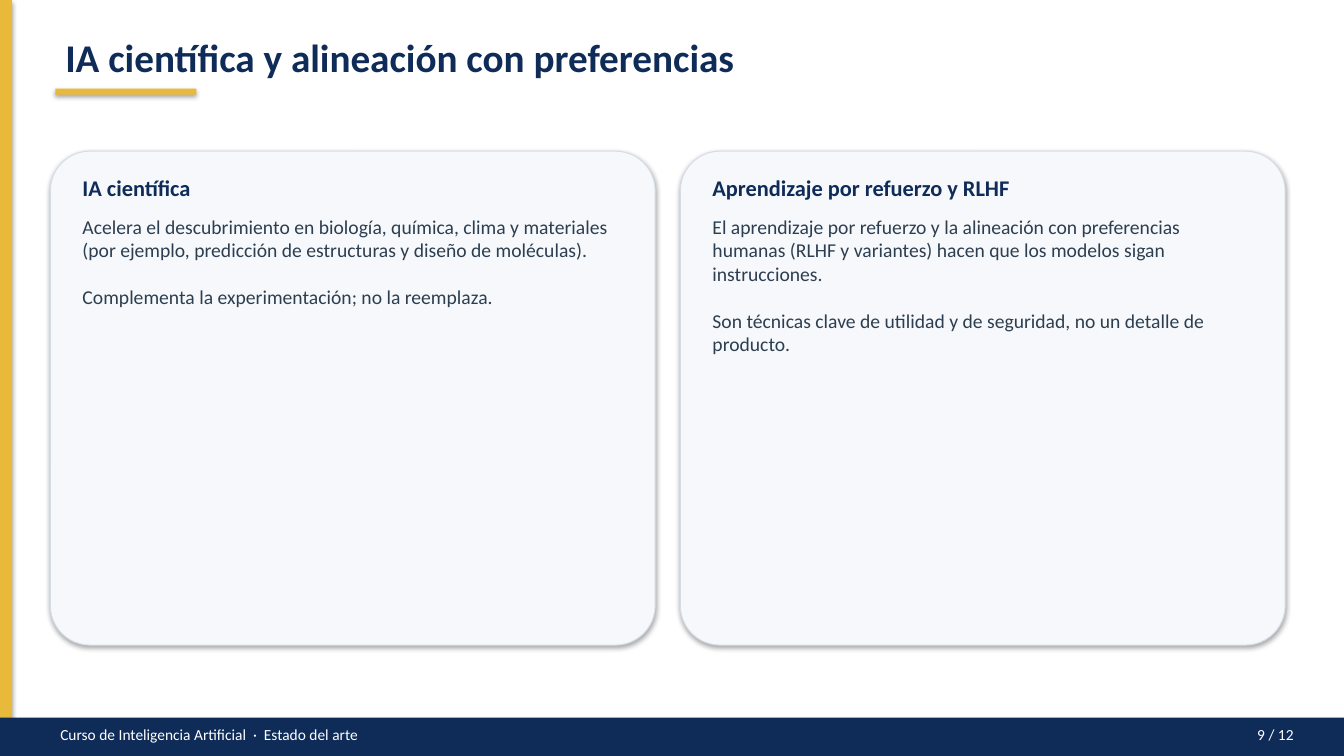
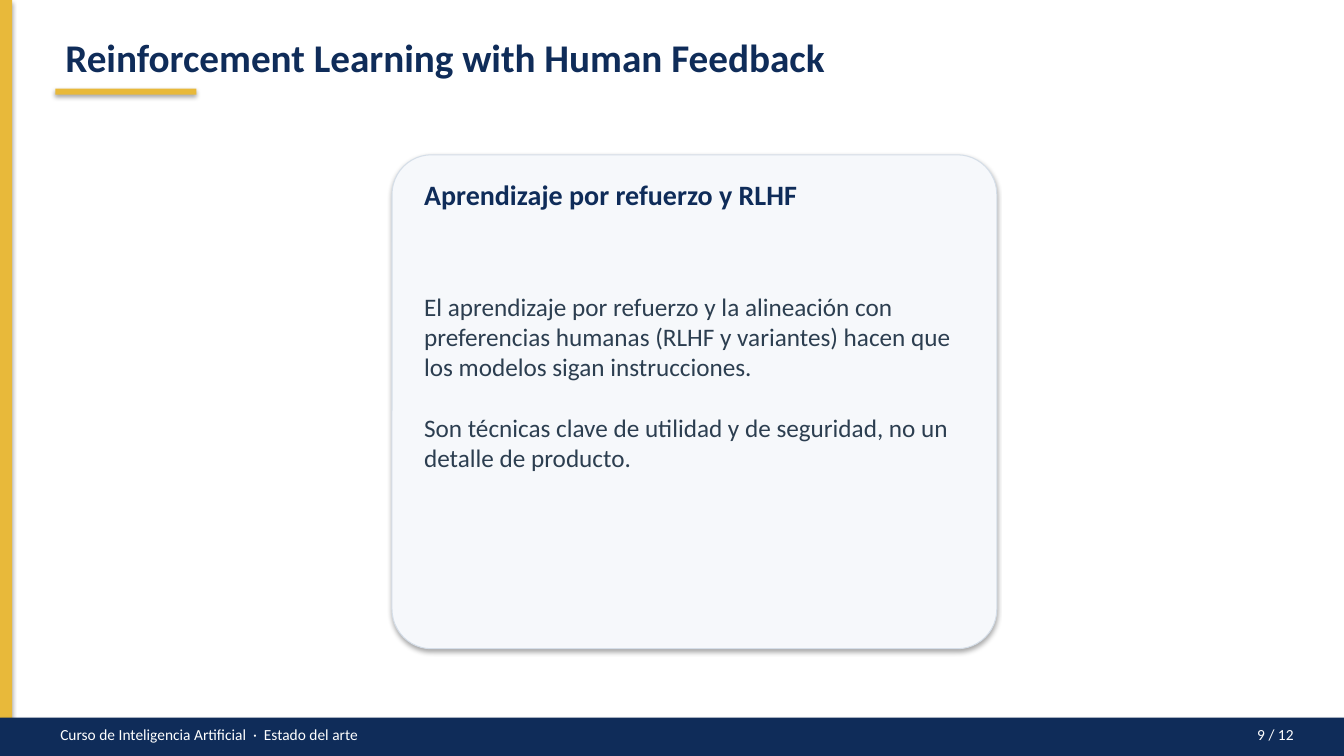
Before and after one commit to S-Shino-S/Inteligencia_Artificial-VictorUc, a slide deck: slide 8 of Conceptos Básicos de IA/PPTXs/estado-del-arte.pptx. Drawn at 1344x756 pixels with LibreOffice and Linux fonts; fonts in the diff are those of the drawing. Boxes give left, top, right and bottom in pixels: in the first picture for what was removed or moved away, otherwise in the second. Text is boxed around its words. In the diff, an @@ line names an element or a change of style, - is before the commit and + after.

```diff
--- a/Conceptos Básicos de IA/PPTXs/estado-del-arte.pptx
+++ b/Conceptos Básicos de IA/PPTXs/estado-del-arte.pptx
@@ text at (65, 44, 824, 79): text changed @@
-IA científica y alineación con preferencias
+Reinforcement Learning with Human Feedback
@@ rounded rectangle removed at (50, 151, 655, 645) @@
@@ rounded rectangle: place and size @@
-rounded rectangle at (681, 151, 1286, 645)
+rounded rectangle at (392, 155, 997, 649)
@@ text "Aprendizaje por refuerzo y RLHF": place and size @@
-text "Aprendizaje por refuerzo y RLHF" at (712, 180, 1009, 200)
+text "Aprendizaje por refuerzo y RLHF" at (424, 185, 797, 210)
@@ text "Aprendizaje por refuerzo y RLHF" at (424, 185, 797, 210): size 16 to 20 pt @@
@@ text removed at (82, 180, 191, 196) @@
-IA científica
@@ text removed at (82, 220, 608, 307) @@
-Acelera el descubrimiento en biología, química, clima y materiales (por ejemplo, predicción de estructuras y diseño de moléculas).
-Complementa la experimentación; no la reemplaza.
@@ text "El aprendizaje por refuerzo y ...": place and size @@
-text "El aprendizaje por refuerzo y ..." at (712, 220, 1204, 354)
+text "El aprendizaje por refuerzo y ..." at (424, 298, 950, 471)
@@ text "El aprendizaje por refuerzo y ..." at (424, 298, 950, 471): size 14 to 18 pt @@
```
Also in this commit, not shown: 6 other slides changed, 2 slides added, 2 slides removed, 1 other file.
